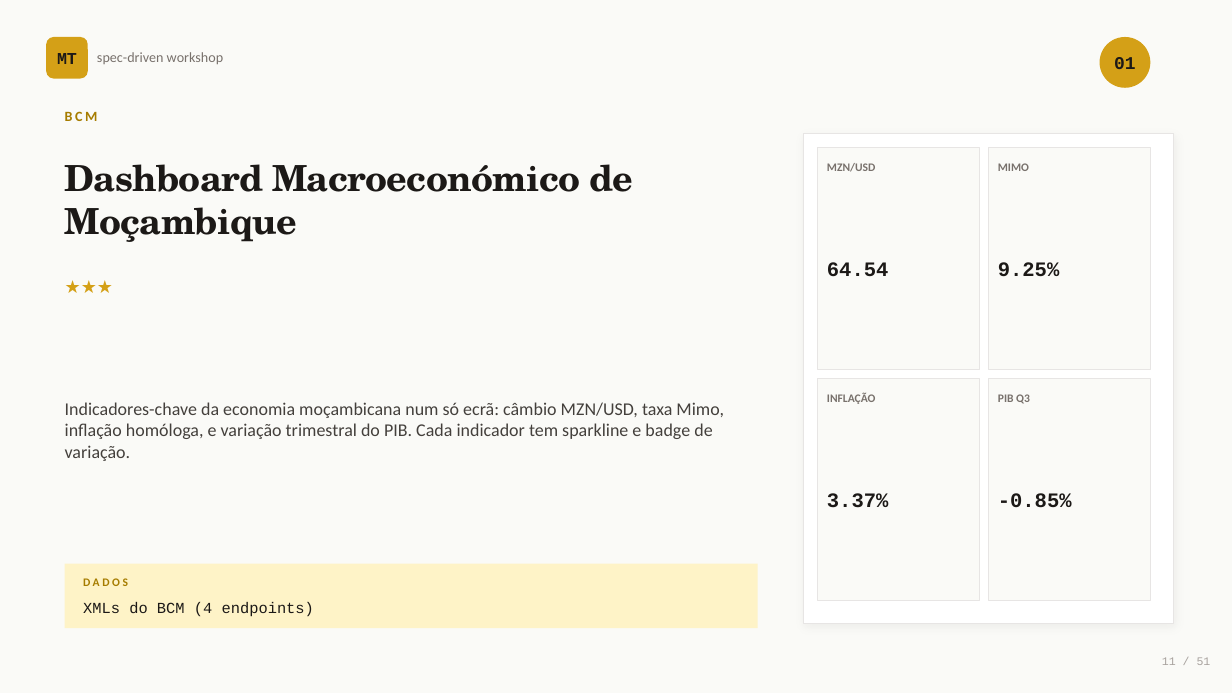
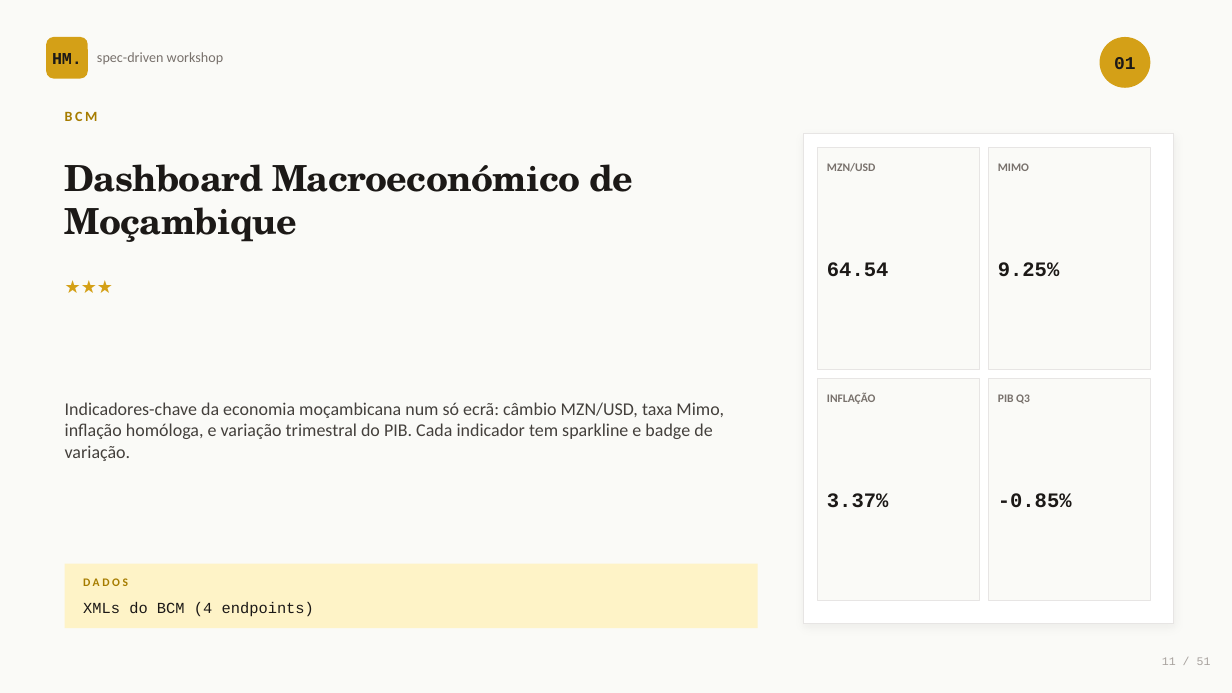
Before and after one commit to heldernoid/SDD-workshop-moz, a slide deck: slide 11 of workshop-spec-driven.pptx. Drawn at 1232x693 pixels with LibreOffice and Linux fonts; fonts in the diff are those of the drawing. Boxes give left, top, right and bottom in pixels: in the first picture for what was removed or moved away, otherwise in the second. Text is boxed around its words. In the diff, an @@ line names an element or a change of style, - is before the commit and + after.

```diff
--- a/workshop-spec-driven.pptx
+++ b/workshop-spec-driven.pptx
@@ text added at [52,53,82,64], 13 pt, text #1C1917, bold @@
+HM.
@@ text removed at [57,53,77,64] @@
-MT
```
Also in this commit, not shown: 50 other slides changed.
